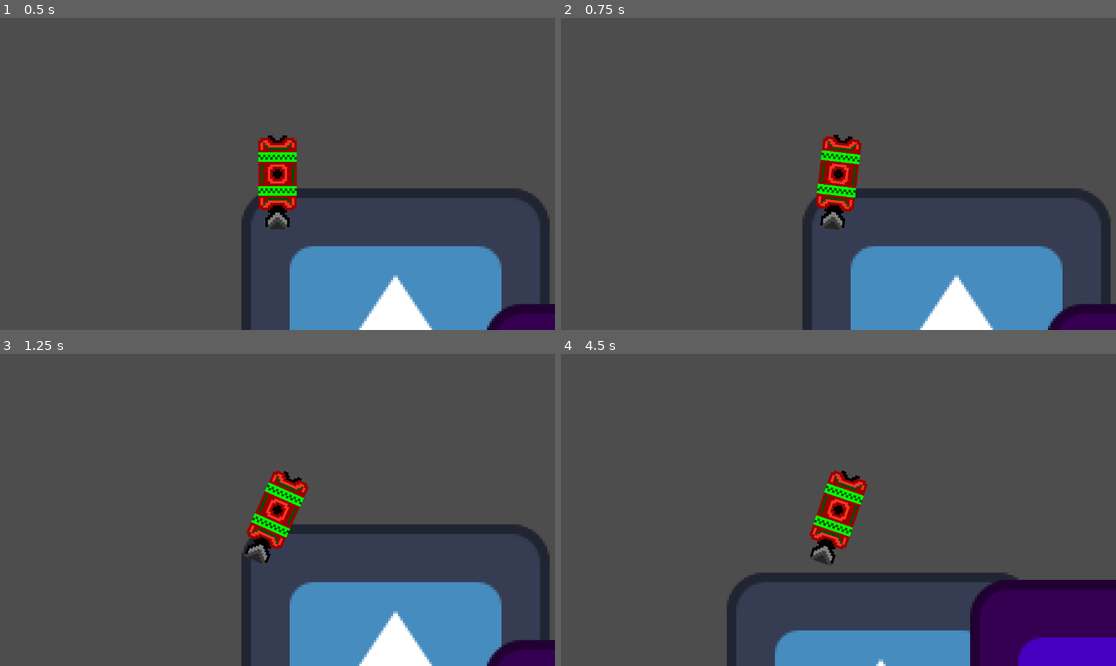
Above: before the commit, frames 1-4 (two rows, left to right).
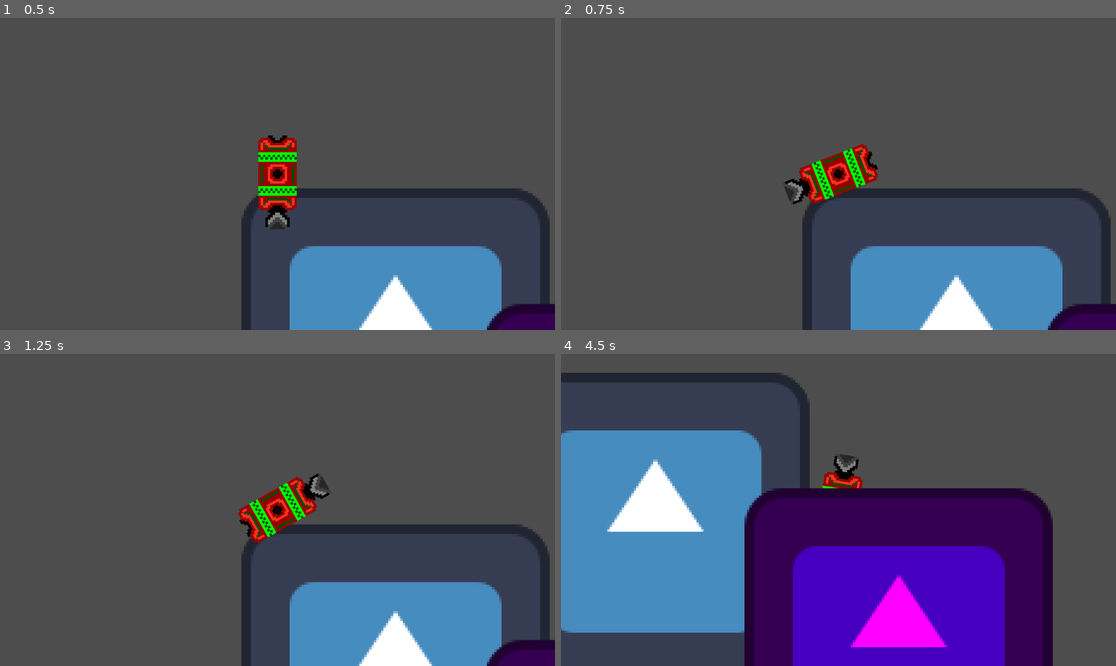
Above: after the commit, the same moments.

Repository: CWmain/botManager
Game: Godot game, scene res://Scene/base.tscn
The game is run twice, just before and just after one commit, with the same random seed, the same clock (stepped at 60 frames per second) and the same inputs. The engine's default icon, where the game draws it, is replaced by a stand-in: a white triangle on a blue panel in a dark square.
Inputs:
- Up to frame 1 (0.5 s): no input
- Up to frame 2 (0.75 s): tap Enter at 0.5 s; hold Right (ui_right) from 0.53 s (still down)
- Up to frame 3 (1.25 s): keep holding Right (ui_right)
- Up to frame 4 (4.5 s): release Right (ui_right) at 1.28 s; hold Down (ui_down) 1.28-2.03 s; hold Right (ui_right) 2.03-2.78 s; hold Up (ui_up) 2.78-3.53 s; hold Left (ui_left) from 3.53 s (still down)

Frame 1 is identical in both runs. In frame 2, 2.3% of the frame differs, in the area x 40-58%, y 37-68%; in frame 3, 2.0%; in frame 4, 58%, in the area x 0-100%, y 6-100%.

Commit message:
Added additional enum for rotation speed to see how the system handles new modifcations, and the system appears to be robust enough for now

Diff:
--- a/Global/enums.gd
+++ b/Global/enums.gd
@@ -2,5 +2,6 @@
 
 enum MODIFICATION {
 	MOVESPEED,
+	ROTATIONSPEED,
 	CAPACITY
 }
--- a/Objects/Bots/base_bot.gd
+++ b/Objects/Bots/base_bot.gd
@@ -4,8 +4,8 @@
 @export var c_original: PackedColorArray
 @export var c_reColor: PackedColorArray
 
-@export var baseMoveSpeed: float = 10
-
+@export var baseMoveSpeed: float = 20
+@export var baseRotationSpeed: float = 1
 
 
 
@@ -23,7 +23,8 @@
 
 var modifiers: Dictionary[Enums.MODIFICATION, Array]
 ## The total calculate movespeed
-var totalMoveSpeed: float = 1
+var totalMoveSpeed: float = 0
+var totalRotationSpeed: float = 0
 
 func _ready() -> void:
 	sprite_2d.material.set_shader_parameter("original", c_original)
@@ -32,9 +33,10 @@
 	updateEquipment()
 	print(totalMoveSpeed)
 
-func _process(_delta: float) -> void:
+func _process(delta: float) -> void:
+
 	var hor: float = Input.get_axis("ui_left", "ui_right")
-	rotation += hor*0.01
+	rotation += hor*delta*totalRotationSpeed
 	var ver: float = Input.get_axis("ui_up", "ui_down")
 	if ver:
 		curLegs.playAnimation()
@@ -42,34 +44,44 @@
 		curLegs.endAnimation()
 
 	var moveDirection: Vector2 = Vector2(0,ver).normalized().rotated(rotation)
-	position += moveDirection*totalMoveSpeed
+	position += moveDirection*totalMoveSpeed*delta
 
 ## Called to recalculate totalStats (i.e moveSpeed)
 func updateEquipment():
 	var curEquipment: Equipment
 	if e_head != null:
+		if curHead != null:
+			curHead.queue_free()
 		curHead = e_head.instantiate()
 		curHead.position = Vector2(0,-16)
 		add_child(curHead)
 		calculateTotalStats(curHead.statModifers)
 
 	if e_body != null:
+		if curBody != null:
+			curBody.queue_free()
 		curBody = e_body.instantiate()
 		curBody.position = Vector2(0,0)
 		add_child(curBody)
 		calculateTotalStats(curBody.statModifers)
 
 	if e_legs != null:
+		if curLegs != null:
+			curLegs.queue_free()
 		curLegs = e_legs.instantiate()
 		curLegs.position = Vector2(0,16)
 		add_child(curLegs)
 		calculateTotalStats(curLegs.statModifers)
 
-	pass
+
 func calculateTotalStats(statChanges: Dictionary[Enums.MODIFICATION, float]):
+	totalMoveSpeed = baseMoveSpeed
+	totalRotationSpeed = baseRotationSpeed
 	for change in statChanges:
 		match change:
 			Enums.MODIFICATION.MOVESPEED:
 				totalMoveSpeed += statChanges[change]
+			Enums.MODIFICATION.ROTATIONSPEED:
+				totalRotationSpeed += statChanges[change]
 		print(statChanges[change])
 	pass
--- a/Objects/Bots/base_bot.tscn
+++ b/Objects/Bots/base_bot.tscn
@@ -14,7 +14,6 @@
 script = ExtResource("1_weu0y")
 c_original = PackedColorArray(0.294118, 0.258824, 1, 1, 0.466667, 0.592157, 1, 1, 1, 0.639216, 0.227451, 1, 1, 0.823529, 0.498039, 1)
 c_reColor = PackedColorArray(1, 0.2, 0.137255, 1, 0.596078, 0, 0, 1, 0, 1, 0, 1, 0, 0.298039, 0, 1)
-baseMoveSpeed = 0.0
 e_legs = ExtResource("4_hnho6")
 
 [node name="Sprite2D" type="Sprite2D" parent="."]
--- a/Objects/Equipment/Booster/booster.tscn
+++ b/Objects/Equipment/Booster/booster.tscn
@@ -42,7 +42,8 @@
 location = 2
 modifier = 15.0
 statModifers = Dictionary[int, float]({
-0: 1.0
+0: 100.0,
+1: 5.0
 })
 metadata/_custom_type_script = "uid://n0snr621jcxe"
 
--- a/Scene/base.tscn
+++ b/Scene/base.tscn
@@ -1,7 +1,6 @@
-[gd_scene load_steps=4 format=3 uid="uid://6nfck3esvvfr"]
+[gd_scene load_steps=3 format=3 uid="uid://6nfck3esvvfr"]
 
 [ext_resource type="Texture2D" uid="uid://cpccg3aupw014" path="res://icon.svg" id="1_d3q2k"]
-[ext_resource type="Script" uid="uid://dpryxxq2vfefv" path="res://Scene/icon.gd" id="2_7lj54"]
 [ext_resource type="PackedScene" uid="uid://i84ma6rgf6kk" path="res://Objects/Bots/base_bot.tscn" id="3_0ce0i"]
 
 [node name="Control" type="Control"]
@@ -32,7 +31,6 @@
 [node name="Icon" type="Sprite2D" parent="SubViewportContainer/SubViewport"]
 position = Vector2(102, 96)
 texture = ExtResource("1_d3q2k")
-script = ExtResource("2_7lj54")
 
 [node name="Camera2D" type="Camera2D" parent="SubViewportContainer/SubViewport/Icon"]
 
